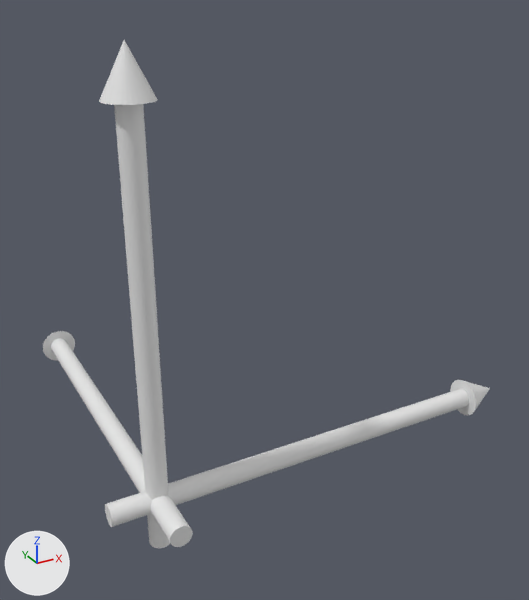
Renders of the FBX model unity-renderer/Assets/Builder/Gizmos/MoveGizmo.fbx from each side of a commit.
Rendered twice from a 50 mm lens placed at (-0.84, -2.51, 2.09), pointed at (0.91, 0.68, 0.5). The axes (+X, +Y, +Z) are drawn at lower left. The lights are the same throughout. Where no turn or scale is listed for an object, it has been applied to the vertices.

Script lines for the objects in view, before the commit:
```python
me_cone_001 = bpy.data.meshes.new('Cone.001')
me_cone_001.from_pydata(...)  # a 32-sided cone pointing to +x spanning x -0.1..0.1, y -0.1..0.1, z -0.1..0.1; a 32-sided cylinder along x spanning x -2.09..-0.09, y -0.05..0.05, z -0.05..0.05
me_cone_002 = bpy.data.meshes.new('Cone.002')
me_cone_002.from_pydata(...)  # a 32-sided cone pointing to +z spanning x -1.0..1.0, y -1.0..1.0, z 6.2..8.2; a 32-sided cylinder along z spanning x -0.5..0.5, y -0.5..0.5, z -13.2..6.8
me_cylinder = bpy.data.meshes.new('Cylinder')
me_cylinder.from_pydata(...)  # a 32-sided cylinder along z spanning x -0.05..0.05, y -0.05..0.05, z -1.32..0.68; a 32-sided cone pointing to +z spanning x -0.1..0.1, y -0.1..0.1, z 0.62..0.82
ob_cone_001 = bpy.data.objects.new('Cone.001', me_cone_001)
ob_cone_001.location = (1.871, 0.0, 0.0)
ob_cone_002 = bpy.data.objects.new('Cone.002', me_cone_002)
ob_cone_002.location = (0.0, 1.054, 0.0)
ob_cone_002.rotation_euler = (-1.571, 1.571, 0.0)  # degrees (-90, 90, 0)
ob_cone_002.scale = (0.1, 0.1, 0.1)
ob_cylinder = bpy.data.objects.new('Cylinder', me_cylinder)
ob_cylinder.location = (0.0, 0.0, 1.091)
```
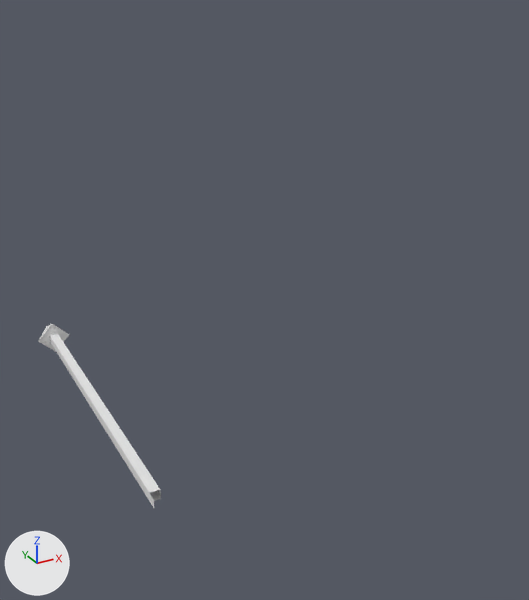
Edits to the bpy script that builds the scene:
```text
Change me_cone_002:
    used by ob_cone_002; location = (0.0, 1.054, 0.0); rotation_euler = (-1.571, 1.571, 0.0), in degrees (-90, 90, 0); scale = (0.1, 0.1, 0.1)
    remove me_cone_002.from_pydata(...)  # 97 vertices, 67 faces; spans x -1.0..1.0, y -1.0..1.0, z -13.2..8.2
    add me_cone_002.from_pydata(...)  # 15 vertices, 10 faces; spans x -3.9..3.9, y -1.0..78.1, z -3.9..3.9
    me_cone_002 part 1: the whole mesh is rebuilt
Remove ob_cylinder:
    ob_cylinder = bpy.data.objects.new('Cylinder', me_cylinder)
    ob_cylinder.location = (0.0, 0.0, 1.091)
Change ob_cone_002:
    ob_cone_002.rotation_euler: (-1.571, 1.571, 0.0) -> (0.0, 0.0, 0.0)  # degrees (-90, 90, 0) -> degrees (0, 0, 0)
    ob_cone_002.location: (0.0, 1.054, 0.0) -> (0.0, 0.0, 0.0)
    ob_cone_002.scale: (0.1, 0.1, 0.1) -> (0.0256, 0.0256, 0.0256)
Remove ob_cone_001:
    ob_cone_001 = bpy.data.objects.new('Cone.001', me_cone_001)
    ob_cone_001.location = (1.871, 0.0, 0.0)
```

Changed parts and their boxes [x1, y1, x2, y2] in the pictures (529 x 600 px):
'Cylinder', deleted: before [99, 40, 170, 548]
'Cone.001', deleted: before [105, 380, 490, 527]
'Cone.002', reshaped, moved, rescaled, turned: before [43, 331, 193, 547]; after [38, 324, 161, 508]
